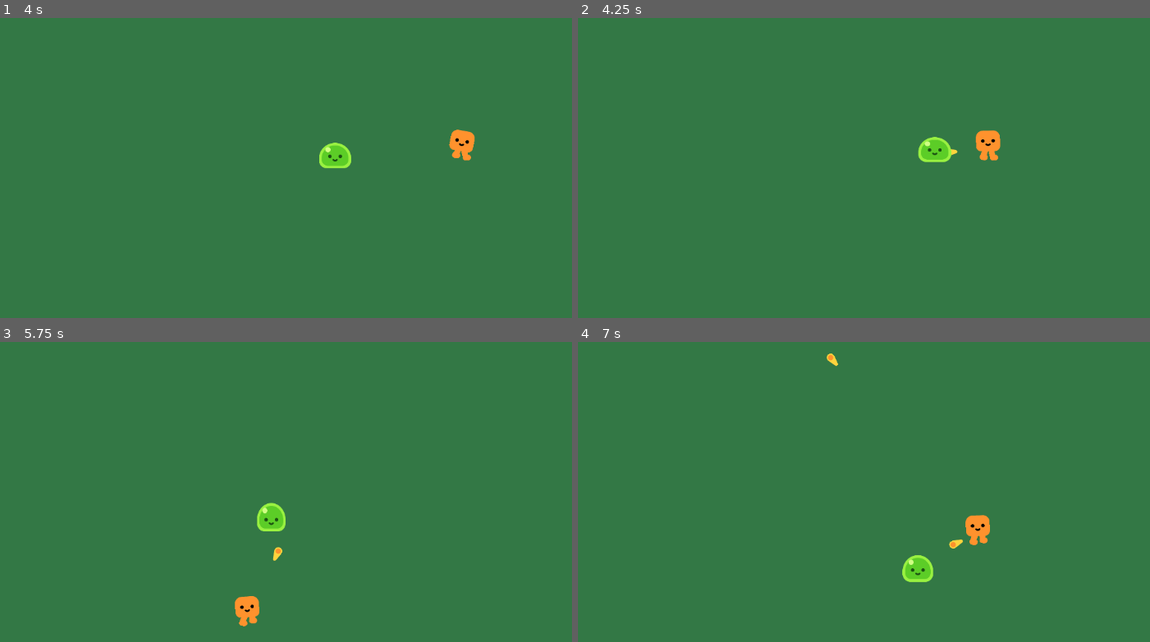
Above: before the commit, frames 1-4 (two rows, left to right).
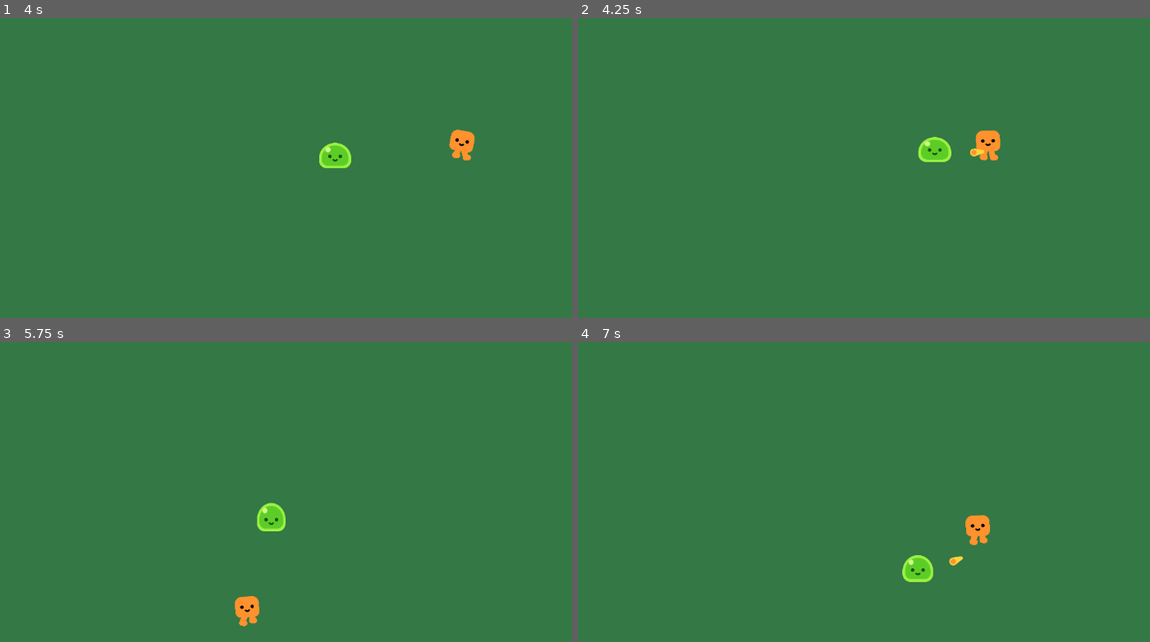
Above: after the commit, the same moments.

Repository: Nalmeder/idleshmup
Game: Godot game, scene res://idleschmup_game.tscn
Same seed, same stepped clock (60 frames per second), same inputs: the game is played once before the commit and once after it.
Inputs:
- Up to frame 1 (4 s): hold Right (right) 0.53-1.28 s; hold Down (down) 1.28-2.03 s; hold Right (right) 2.03-2.78 s; hold Up (up) 2.78-3.53 s; hold Left (left) from 3.53 s (still down)
- Up to frame 2 (4.25 s): keep holding Left (left)
- Up to frame 3 (5.75 s): release Left (left) at 5.03 s; hold Down (down) from 5.03 s (still down)
- Up to frame 4 (7 s): release Down (down) at 5.78 s; hold Right (right) 5.78-6.53 s; hold Up (up) from 6.53 s (still down)

Frame 1 is identical in both runs. In frame 2, less than 0.1% of the frame differs, in the area x 65-72%, y 43-47%; in frame 3, less than 0.1%; in frame 4, 0.2%, in the area x 43-68%, y 3-75%.

Commit message:
bullet velocity now independant of player velocity

Diff:
--- a/Attacks/bullet.gd
+++ b/Attacks/bullet.gd
@@ -14,4 +14,3 @@
 
 func _on_body_entered(body):
 	queue_free()
-	print(body)
--- a/attack_range.gd
+++ b/attack_range.gd
@@ -13,11 +13,17 @@
 func shoot(body):
 	const BULLET = preload("res://Attacks/bullet.tscn")  # make projectile by loading scene
 	var new_bullet = BULLET.instantiate()                # instantiate the scene
+	orient_bullet(new_bullet, body)
+	get_tree().current_scene.add_child(new_bullet)        # create instance of projectile on node
+	$Timer.start()
+
+func orient_bullet(bullet, body):
 	var direction = global_position.direction_to(body.global_position)
-	new_bullet.rotation = direction.angle()
-	new_bullet.global_position.y = new_bullet.global_position.y - 30
-	add_child(new_bullet)                                # create instance of projectile on node
-	$Timer.start()
+	bullet.rotation = direction.angle()
+	bullet.global_position = $"..".global_position
+	bullet.position.y = bullet.position.y - 30
+
+
 
 
 
